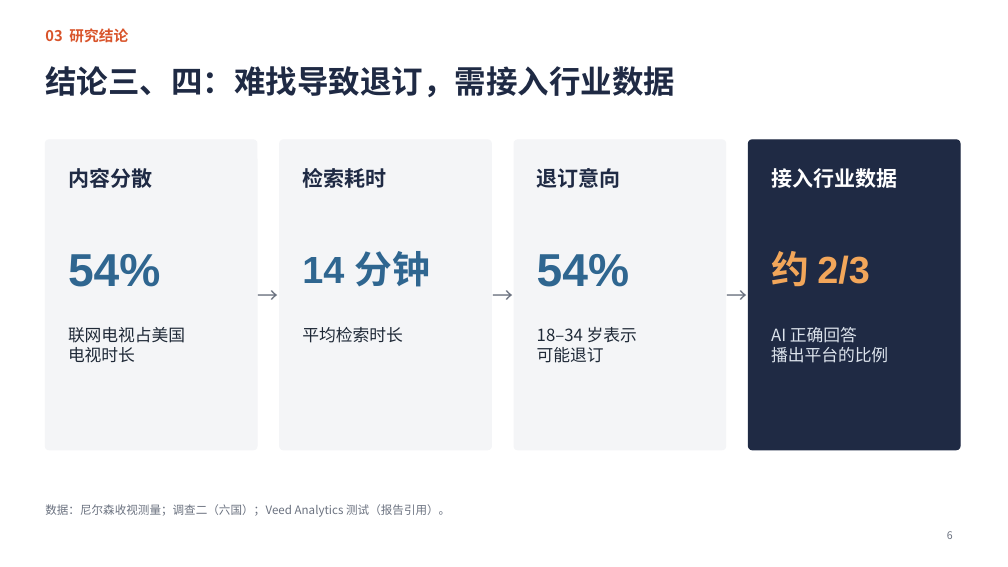
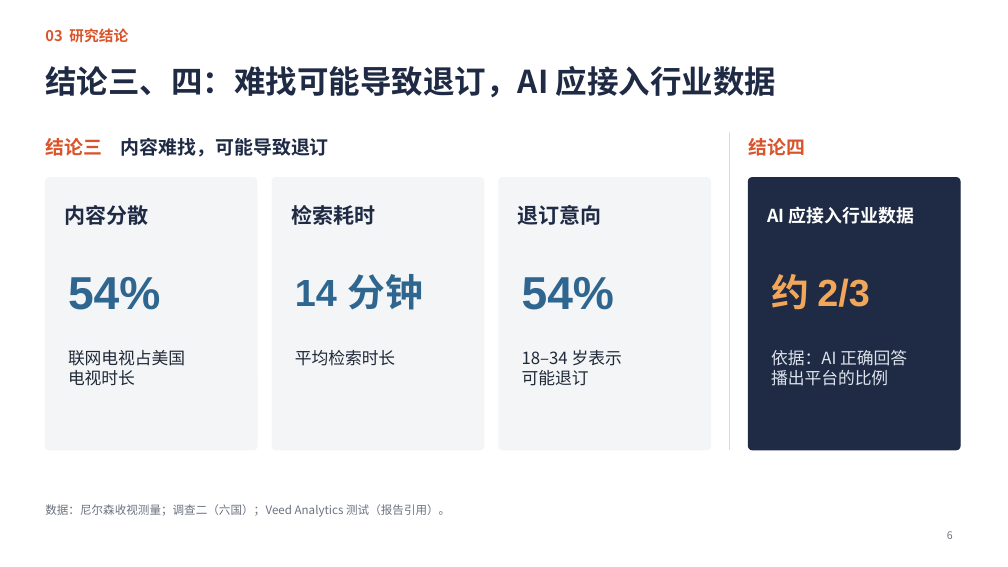
Before and after one commit to jayleo113/ppt, a slide deck: slide 6 of Gracenote报告解读_课堂汇报_最新版.pptx. Drawn at 1008x567 pixels with LibreOffice and Linux fonts; fonts in the diff are those of the drawing. Boxes give left, top, right and bottom in pixels: in the first picture for what was removed or moved away, otherwise in the second. Text is boxed around its words. In the diff, an @@ line names an element or a change of style, - is before the commit and + after.

```diff
--- a/Gracenote报告解读_课堂汇报_最新版.pptx
+++ b/Gracenote报告解读_课堂汇报_最新版.pptx
@@ title at (45,66,776,97): text changed @@
-结论三、四：难找导致退订，需接入行业数据
+结论三、四：难找可能导致退订，AI 应接入行业数据
@@ text added at (45,138,329,157), 18 pt, text #1F2A44, bold @@
+结论三 内容难找，可能导致退订
@@ text removed at (257,140,280,450) @@
-→
@@ text removed at (492,140,514,450) @@
-→
@@ text removed at (726,140,749,450) @@
-→
@@ line added from (730, 132) to (730, 450), #D5DAE1 0.75 pt @@
@@ text added at (748,138,805,156), 18 pt, text #D9542B, bold @@
+结论四
@@ rounded rectangle: place and size @@
-rounded rectangle at (45,140,257,450)
+rounded rectangle at (45,178,257,450)
@@ rounded rectangle: place and size @@
-rounded rectangle at (280,140,492,450)
+rounded rectangle at (272,178,484,450)
@@ rounded rectangle: place and size @@
-rounded rectangle at (514,140,726,450)
+rounded rectangle at (499,178,711,450)
@@ rounded rectangle: place and size @@
-rounded rectangle at (749,140,960,450)
+rounded rectangle at (749,178,960,450)
@@ text "内容分散": place and size @@
-text "内容分散" at (68,168,152,188)
+text "内容分散" at (64,205,148,225)
@@ text "检索耗时": place and size @@
-text "检索耗时" at (302,168,386,188)
+text "检索耗时" at (291,205,375,225)
@@ text "退订意向": place and size @@
-text "退订意向" at (537,168,621,188)
+text "退订意向" at (518,205,602,225)
@@ text at (767,206,914,224): text changed; size 20 to 17 pt @@
-接入行业数据
+AI 应接入行业数据
@@ text "54%": place and size @@
-text "54%" at (68,254,160,287)
+text "54%" at (68,277,160,310)
@@ text "14 分钟": place and size @@
-text "14 分钟" at (302,251,431,287)
+text "14 分钟" at (295,274,423,310)
@@ text "54%": place and size @@
-text "54%" at (537,254,629,287)
+text "54%" at (522,277,614,310)
@@ text "约 2/3": place and size @@
-text "约 2/3" at (771,251,870,287)
+text "约 2/3" at (771,274,870,310)
@@ text "联网电视占美国": place and size @@
-text "联网电视占美国" at (68,327,185,363)
+text "联网电视占美国" at (68,350,185,386)
@@ text "平均检索时长": place and size @@
-text "平均检索时长" at (302,327,402,343)
+text "平均检索时长" at (295,350,395,366)
@@ text "18–34 岁表示": place and size @@
-text "18–34 岁表示" at (537,327,637,363)
+text "18–34 岁表示" at (522,350,622,386)
@@ text at (771,350,907,366): text changed @@
-AI 正确回答
+依据：AI 正确回答
@@ text "依据：AI 正确回答": place and size @@
-text "依据：AI 正确回答" at (771,327,888,363)
+text "依据：AI 正确回答" at (771,350,907,386)
```
Also in this commit, not shown: 5 other slides changed, 1 slide removed, 5 other files.
